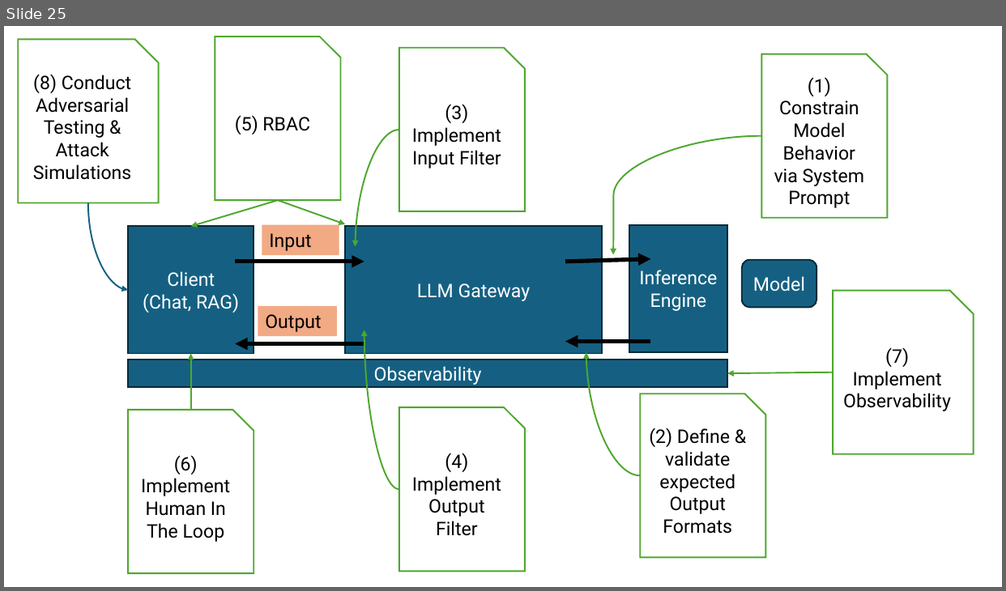
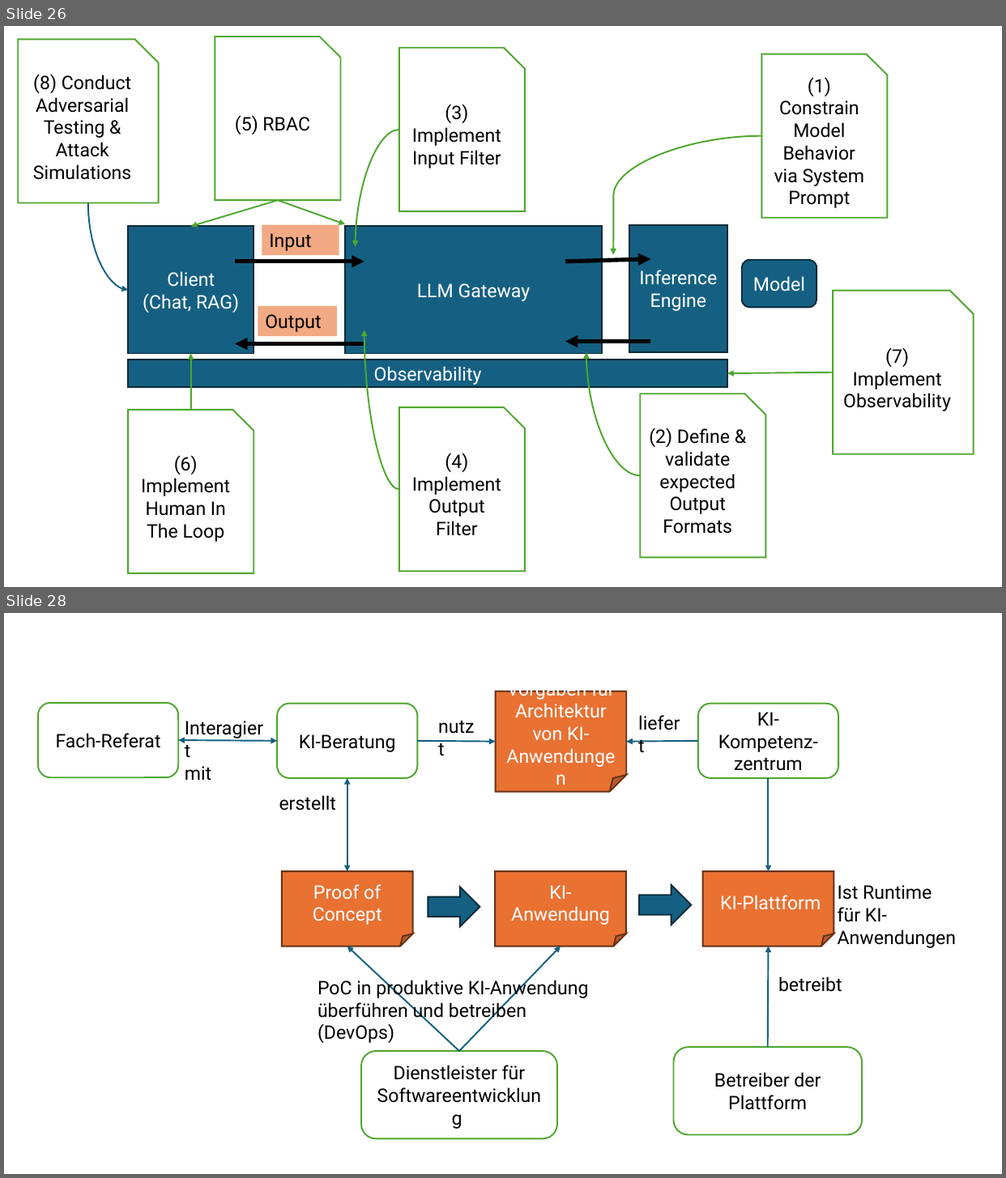
Before and after one commit to dneumnn/RAKIPOEV, a slide deck: RAKIPOEV-docs/docs/ppt/Building-Blocks.pptx. Shown one above the other, each under a label of ours: slide 25 before the commit, slides 26 and 28 after it; the slides between them are not shown. The pictures are 1006x591 and 1006x1178 pixels, drawn with LibreOffice and Linux fonts; fonts in the diff are those of the drawing. Boxes give left, top, right and bottom in pixels: in the first picture for what was removed or moved away, otherwise in the second. Text is boxed around its words. In the diff, an @@ line names an element or a change of style, - is before the commit and + after.

```diff
--- a/RAKIPOEV-docs/docs/ppt/Building-Blocks.pptx
+++ b/RAKIPOEV-docs/docs/ppt/Building-Blocks.pptx
@@ slide 28 added at (4,613,1002,1174), background #FFFFFF @@
@@ rounded rectangle added at (38,703,178,777), fill #FFFFFF, outline #4EA72E 1.5 pt, 18 pt, text #000000 @@
+Fach-Referat
@@ rounded rectangle added at (277,704,418,778), fill #FFFFFF, outline #4EA72E 1.5 pt, 18 pt, text #000000 @@
+KI-Beratung
@@ folded corner added at (495,692,626,792), fill #E97132, outline #663216 1.5 pt, 18 pt, text #FFFFFF @@
+Vorgaben für Architektur von KI-Anwendungen
@@ text added at (632,708,693,738), 18 pt, text #000000 @@
+liefert
@@ rounded rectangle added at (698,704,839,778), fill #FFFFFF, outline #4EA72E 1.5 pt, 18 pt, text #000000 @@
+KI-Kompetenz-zentrum
@@ text added at (431,711,488,741), 18 pt, text #000000 @@
+nutzt
@@ double arrow added from (178, 740) to (277, 741), #156082 1.5 pt @@
@@ arrow added from (417, 741) to (495, 742), #156082 1.5 pt @@
@@ arrow added from (698, 741) to (626, 742), #156082 1.5 pt @@
@@ text added at (185,766,211,781), 18 pt, text #000000 @@
+Interagiert
+mit
@@ double arrow added from (347, 778) to (347, 871), #156082 1.5 pt @@
@@ arrow added from (769, 778) to (769, 871), #156082 1.5 pt @@
@@ text added at (279,795,337,811), 18 pt, text #000000 @@
+erstellt
@@ folded corner added at (282,871,413,946), fill #E97132, outline #663216 1.5 pt, 18 pt, text #FFFFFF @@
+Proof of Concept
@@ folded corner added at (495,871,626,946), fill #E97132, outline #663216 1.5 pt, 18 pt, text #FFFFFF @@
+KI-Anwendung
@@ folded corner added at (703,871,834,946), fill #E97132, outline #663216 1.5 pt, 18 pt, text #FFFFFF @@
+KI-Plattform
@@ right arrow added at (428,887,479,926), fill #156082, outline #092A39 1.5 pt @@
@@ right arrow added at (640,885,691,925), fill #156082, outline #092A39 1.5 pt @@
@@ text added at (837,885,957,948), 18 pt, text #000000 @@
+Ist Runtime
+für KI-Anwendungen
@@ arrow added from (459, 1052) to (347, 946), #156082 1.5 pt @@
@@ arrow added from (459, 1052) to (561, 946), #156082 1.5 pt @@
@@ arrow added from (768, 1047) to (769, 946), #156082 1.5 pt @@
@@ text added at (778,977,842,992), 18 pt, text #000000 @@
+betreibt
@@ text added at (317,977,589,1043), 18 pt, text #000000 @@
+PoC in produktive KI-Anwendung
+überführen und betreiben (DevOps)
@@ rounded rectangle added at (673,1047,862,1135), fill #FFFFFF, outline #4EA72E 1.5 pt, 18 pt, text #000000 @@
+Betreiber der Plattform
@@ rounded rectangle added at (361,1052,557,1139), fill #FFFFFF, outline #4EA72E 1.5 pt, 18 pt, text #000000 @@
+Dienstleister für Softwareentwicklung
@@ what was slide 25 is now slide 26 @@
```
Also in this commit, not shown: 3 other slides added, 2 other files.
